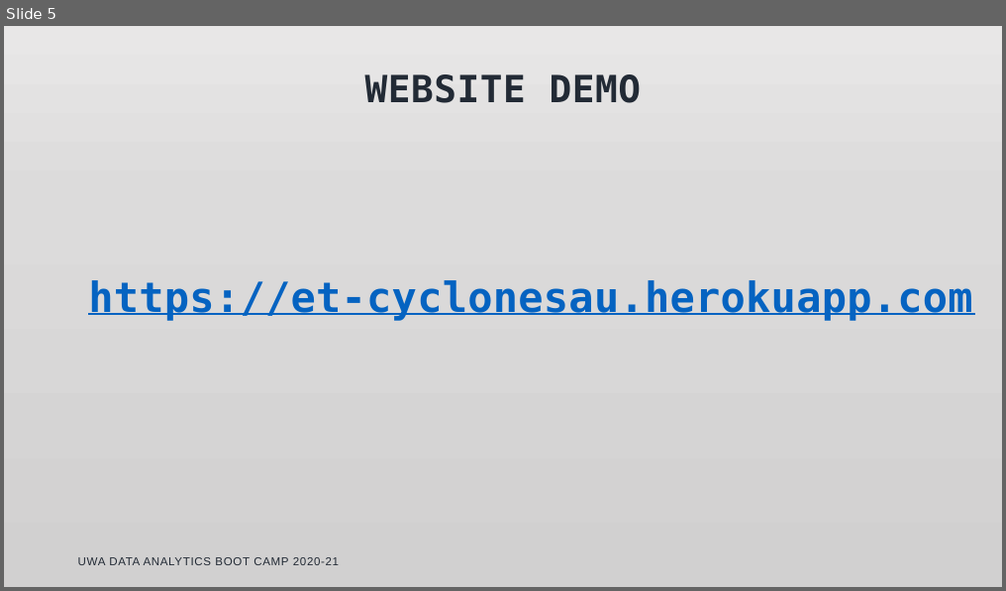
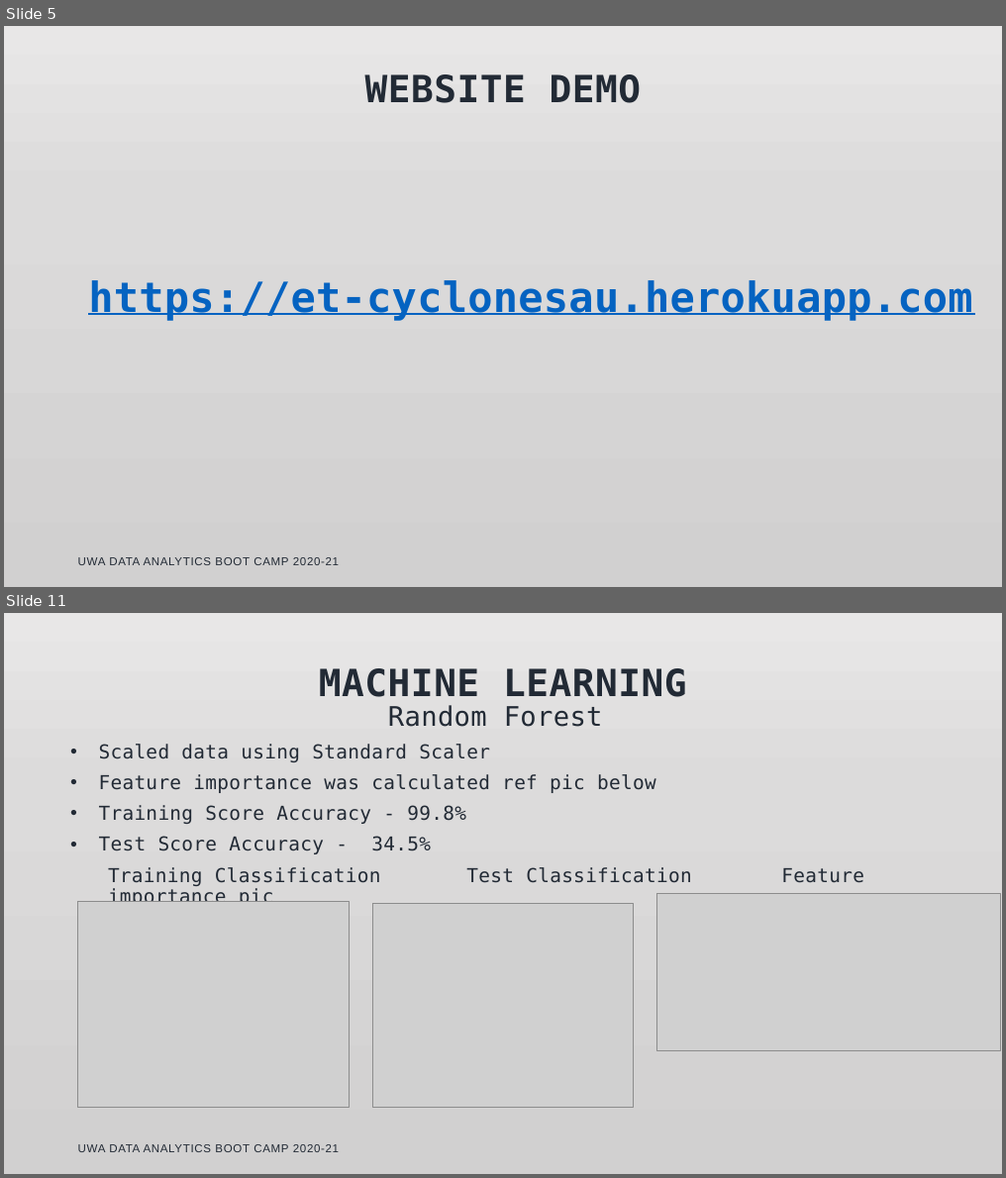
Before and after one commit to etassone1974/UWA-Project-3, a slide deck: Cyclones In Australia.pptx. Shown one above the other, each under a label of ours: slide 5 before the commit, slides 5 and 11 after it; the slides between them are not shown. The pictures are 1006x591 and 1006x1178 pixels, drawn with LibreOffice and Linux fonts; fonts in the diff are those of the drawing; grey boxes stand for pictures; background and template pictures are left out. Boxes give left, top, right and bottom in pixels: in the first picture for what was removed or moved away, otherwise in the second. Text is boxed around its words. In the diff, an @@ line names an element or a change of style, - is before the commit and + after.

```diff
--- a/Cyclones In Australia.pptx
+++ b/Cyclones In Australia.pptx
@@ slide 11 added at [4,613,1002,1174], background picture (left out) @@
@@ title added at [319,668,687,697], 36 pt, text #222A35, bold @@
+MACHINE LEARNING
@@ text added at [99,705,864,886], 18.5 pt, text #222A35 @@
+Random Forest
+• Scaled data using Standard Scaler
+• Feature importance was calculated ref pic below
+• Training Score Accuracy - 99.8%
+• Test Score Accuracy - 34.5%
+  Training Classification Test Classification Feature importance pic
@@ picture added at [78,901,350,1107] @@
@@ picture added at [372,903,634,1107] @@
@@ picture added at [656,894,1000,1051] @@
@@ text added at [78,1145,339,1153], 11 pt, text #222A35 @@
+UWA DATA ANALYTICS BOOT CAMP 2020-21
```
Also in this commit, not shown: 1 slide changed, 6 other slides added, 3 other files.
